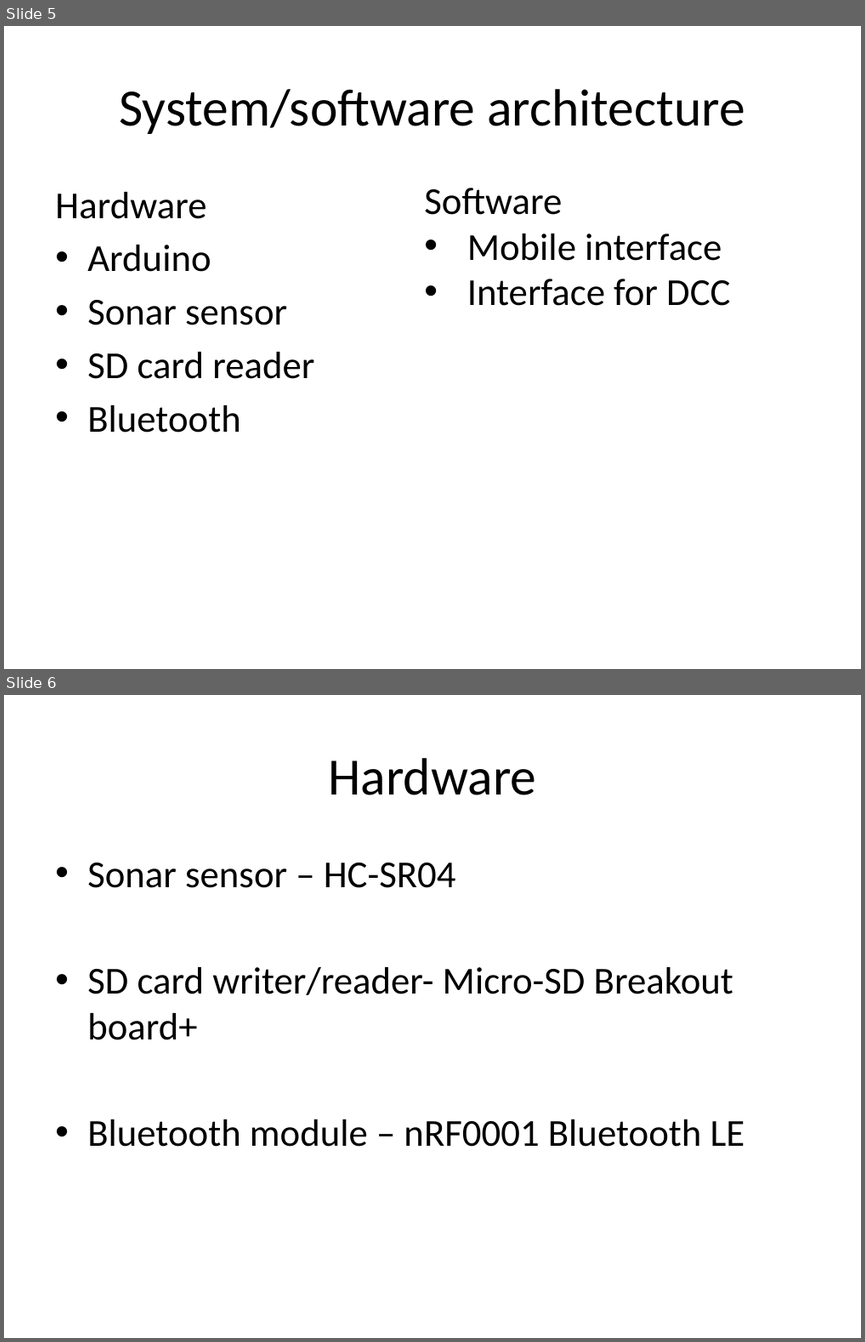
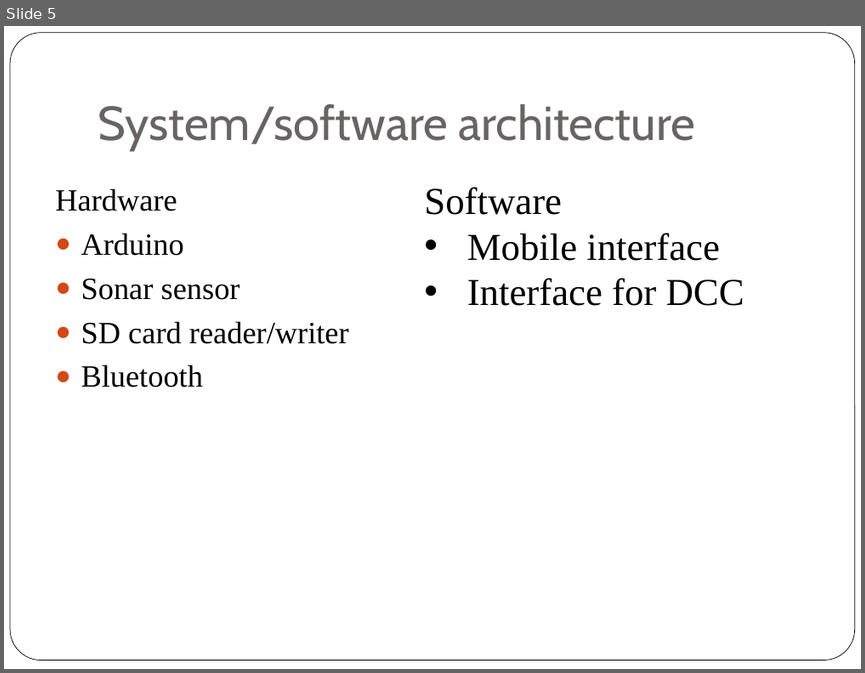
Before and after one commit to unverferthz/Project-2015, a slide deck: CZ Technical Defence.pptx. Shown one above the other, each under a label of ours: slides 5 and 6 before the commit, slide 5 after it. The pictures are 865x1342 and 865x673 pixels, drawn with LibreOffice and Linux fonts; fonts in the diff are those of the drawing. Boxes give left, top, right and bottom in pixels: in the first picture for what was removed or moved away, otherwise in the second. Text is boxed around its words. In the diff, an @@ line names an element or a change of style, - is before the commit and + after.

```diff
--- a/CZ Technical Defence.pptx
+++ b/CZ Technical Defence.pptx
@@ slide 6 removed at box(4, 695, 861, 1338), background #FFFFFF @@
@@ title removed at box(328, 758, 536, 795) @@
-Hardware
@@ text removed at box(87, 862, 745, 1146) @@
-• Sonar sensor – HC-SR04
-• SD card writer/reader- Micro-SD Breakout board+
-• Bluetooth module – nRF0001 Bluetooth LE
@@ slide 5 changed as well @@
@@ rounded rectangle added at box(10, 33, 855, 660), fill #FFFFFF, outline #000000 0.5 pt @@
@@ title "System/software architecture": place and size @@
-title "System/software architecture" at box(119, 89, 744, 134)
+title "System/software architecture" at box(98, 104, 696, 151)
@@ title "System/software architecture" at box(98, 104, 696, 151): size 44 to 40 pt, font Calibri to Cabin, text colour #000000 to #696464; alignment centre to left; vertical alignment middle to bottom @@
@@ text "Software" at box(424, 187, 744, 306): font Calibri to Times New Roman @@
@@ text at box(55, 188, 240, 387): size 32 to 26 pt, font Calibri to Times New Roman in "Hardware", "Arduino", "Sonar sensor", "Bluetooth"; bullet • to ● @@
@@ text at box(81, 321, 349, 344): text changed; size 32 to 26 pt; font Calibri to Times New Roman @@
-• SD card reader
+● SD card reader/writer
```
Also in this commit, not shown: 7 other slides changed, 3 slides added, 1 other file.
